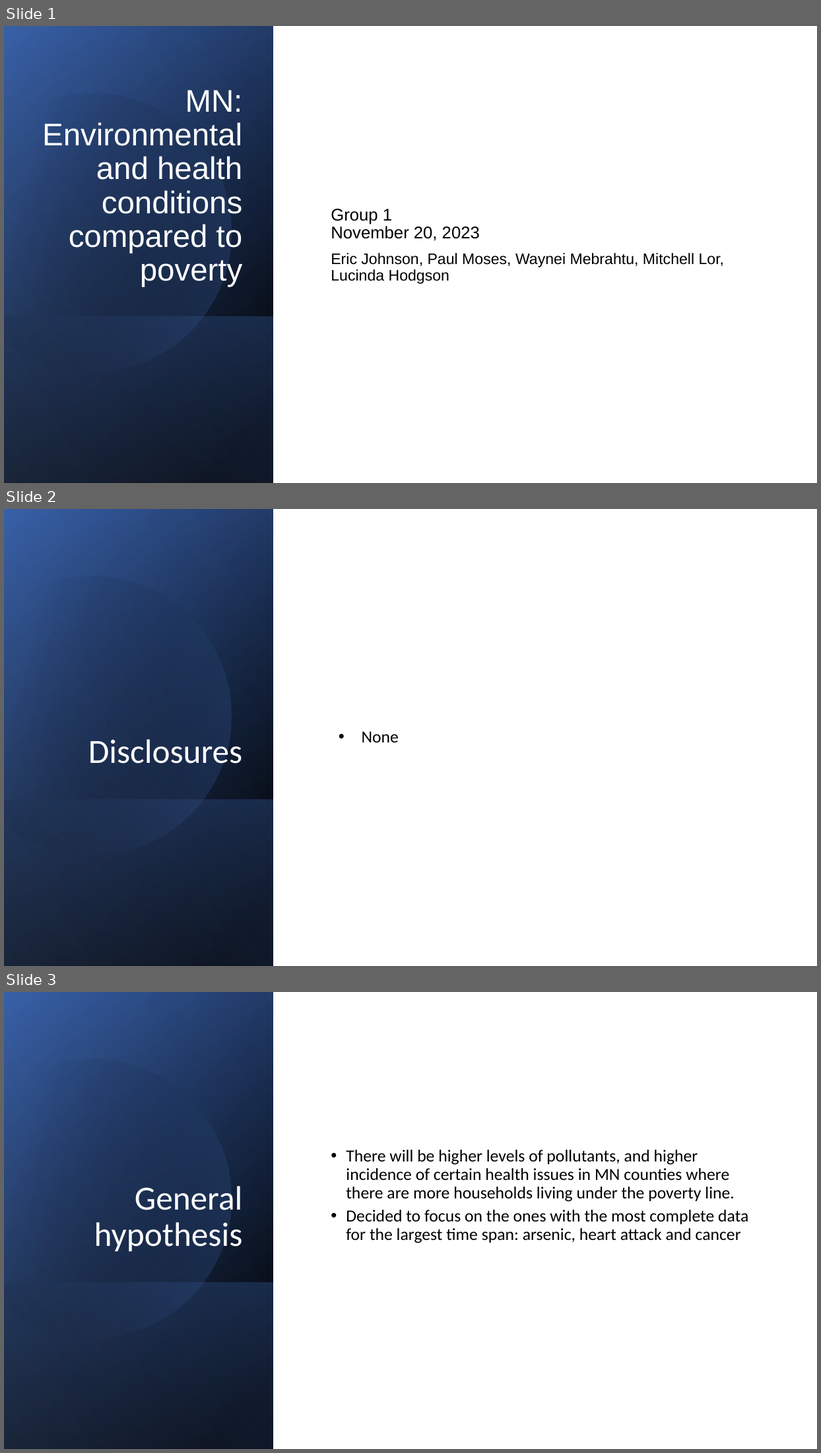
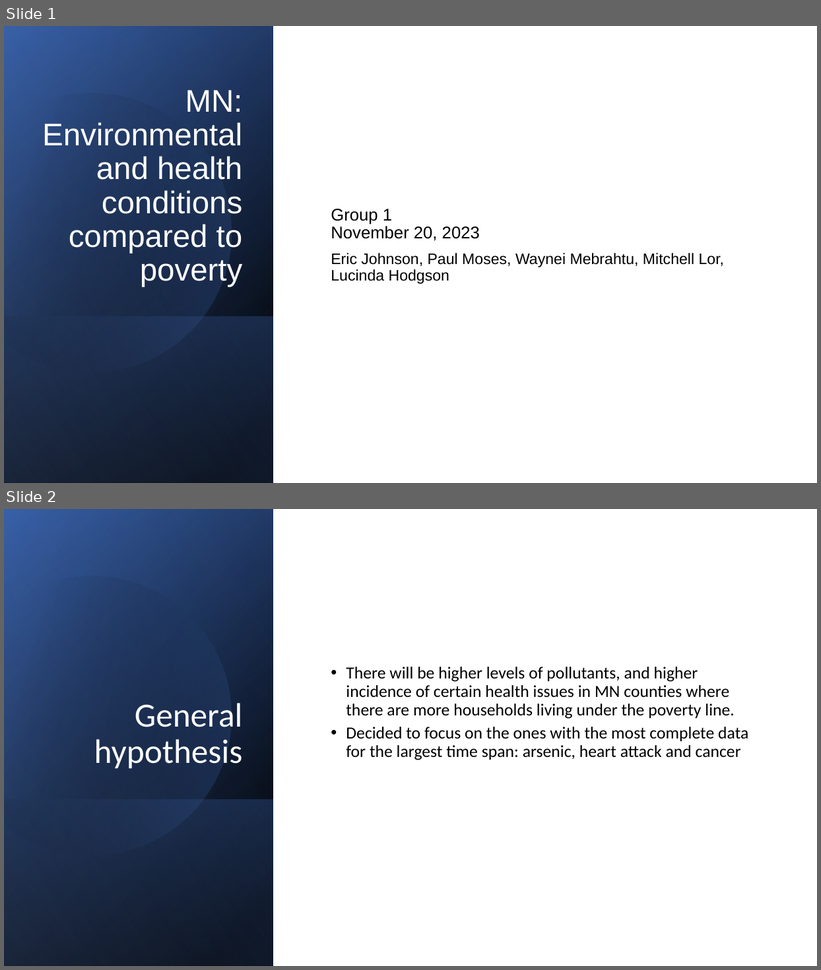
Before and after one commit to ericjjohnson2/HealthPovertyMN, a slide deck: presentation/public_health_project (1).pptx. Shown one above the other, each under a label of ours: slides 1, 2 and 3 before the commit, slides 1 and 2 after it. The pictures are 821x1453 and 821x970 pixels, drawn with LibreOffice and Linux fonts; fonts in the diff are those of the drawing. Boxes give left, top, right and bottom in pixels: in the first picture for what was removed or moved away, otherwise in the second. Text is boxed around its words. In the diff, an @@ line names an element or a change of style, - is before the commit and + after.

```diff
--- a/presentation/public_health_project (1).pptx
+++ b/presentation/public_health_project (1).pptx
@@ slide 2 removed at (4, 509, 817, 966), background #FFFFFF @@
@@ rectangle removed at (4, 509, 817, 966) @@
@@ rectangle removed at (4, 509, 274, 966) @@
@@ rectangle removed at (4, 510, 274, 966) @@
@@ rectangle removed at (4, 509, 274, 966) @@
@@ freeform shape removed at (4, 543, 265, 883) @@
@@ title removed at (88, 739, 243, 764) @@
-Disclosures
@@ text removed at (362, 731, 399, 743) @@
-• None
@@ rectangle removed at (4, 799, 274, 966) @@
@@ what was slide 3 is now slide 2 @@
```
Also in this commit, not shown: 3 other slides removed, 3 other files.
